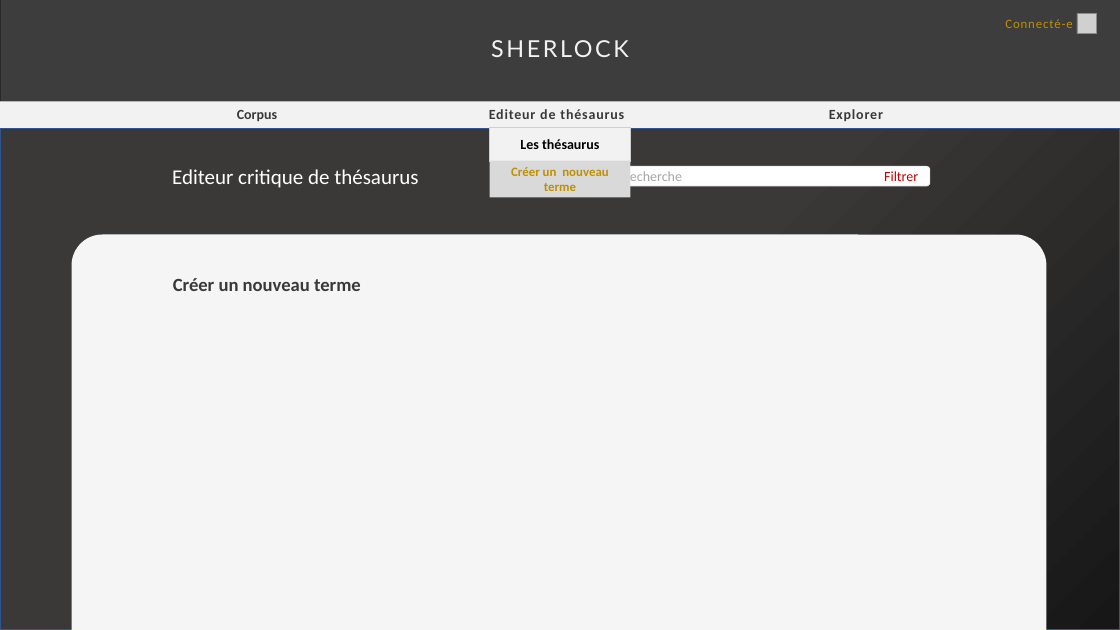
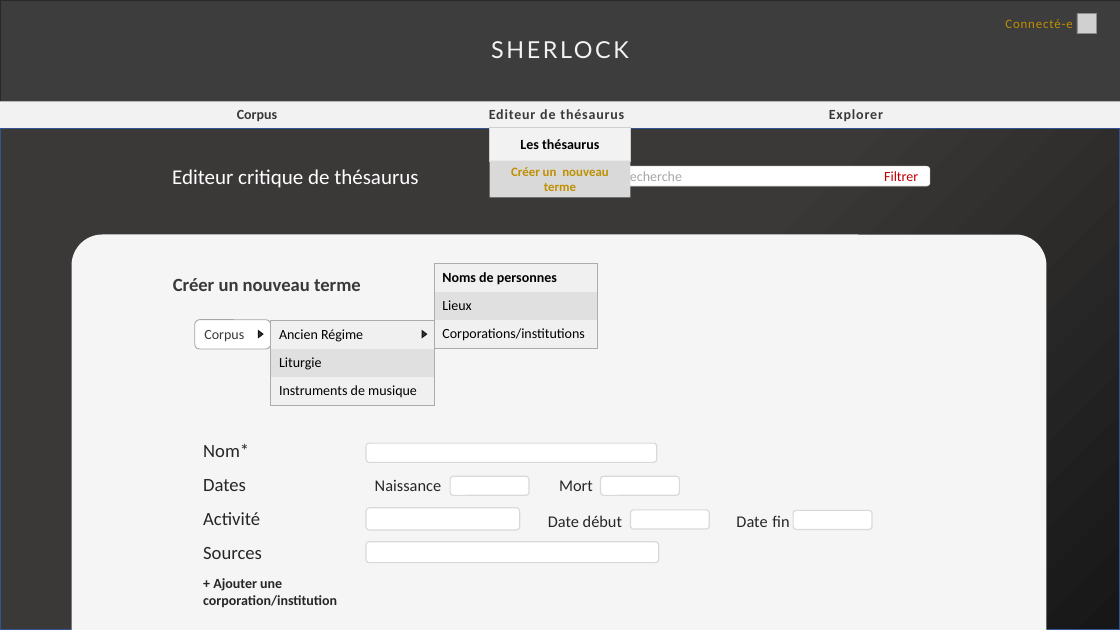
Before and after one commit to Amleth/SHERLOCK, a slide deck: slide 11 of modélisation/mercure-galant-thésaurus-ancien-régime/Ecrans.pptx (slide 10 before the commit). Drawn at 1120x630 pixels with LibreOffice and Linux fonts; fonts in the diff are those of the drawing; grey boxes stand for pictures. Boxes give left, top, right and bottom in pixels: in the first picture for what was removed or moved away, otherwise in the second. Text is boxed around its words. In the diff, an @@ line names an element or a change of style, - is before the commit and + after.

```diff
--- a/modélisation/mercure-galant-thésaurus-ancien-régime/Ecrans.pptx
+++ b/modélisation/mercure-galant-thésaurus-ancien-régime/Ecrans.pptx
@@ table added at (x1=434, y1=264, x2=597, y2=349), 3 rows, 1 columns @@
+Noms de personnes
+Lieux
+Corporations/institutions
@@ rounded rectangle added at (x1=195, y1=320, x2=271, y2=350), fill #FFFFFF, outline #A6A6A6 0.75 pt, 12 pt, text #3B3838 @@
+Corpus
@@ table added at (x1=271, y1=321, x2=434, y2=406), 3 rows, 1 columns @@
+Ancien Régime
+Liturgie
+Instruments de musique
@@ triangle added at (x1=259, y1=331, x2=263, y2=337), fill #3B3838, outline #181717 1 pt @@
@@ triangle added at (x1=422, y1=331, x2=426, y2=337), fill #3B3838, outline #181717 1 pt @@
@@ table added at (x1=195, y1=435, x2=941, y2=630), 6 rows, 2 columns @@
+Nom* | 
+Dates | Naissance Mort
+Activité | Date début Date fin
+Sources | 
++ Ajouter une corporation/institution | 
+ | 
@@ rounded rectangle added at (x1=366, y1=444, x2=657, y2=463), fill #FFFFFF, outline #D9D9D9 1 pt @@
@@ rounded rectangle added at (x1=450, y1=476, x2=529, y2=496), fill #FFFFFF, outline #D9D9D9 1 pt @@
@@ rounded rectangle added at (x1=601, y1=476, x2=680, y2=496), fill #FFFFFF, outline #D9D9D9 1 pt @@
@@ rounded rectangle added at (x1=366, y1=507, x2=520, y2=529), fill #FFFFFF, outline #D9D9D9 1 pt @@
@@ rounded rectangle added at (x1=631, y1=510, x2=710, y2=529), fill #FFFFFF, outline #D9D9D9 1 pt @@
@@ rounded rectangle added at (x1=793, y1=511, x2=872, y2=530), fill #FFFFFF, outline #D9D9D9 1 pt @@
@@ rounded rectangle added at (x1=366, y1=542, x2=660, y2=563), fill #FFFFFF, outline #D9D9D9 1 pt @@
```
Also in this commit, not shown: 8 other slides changed, 2 slides added, 1 other file.
